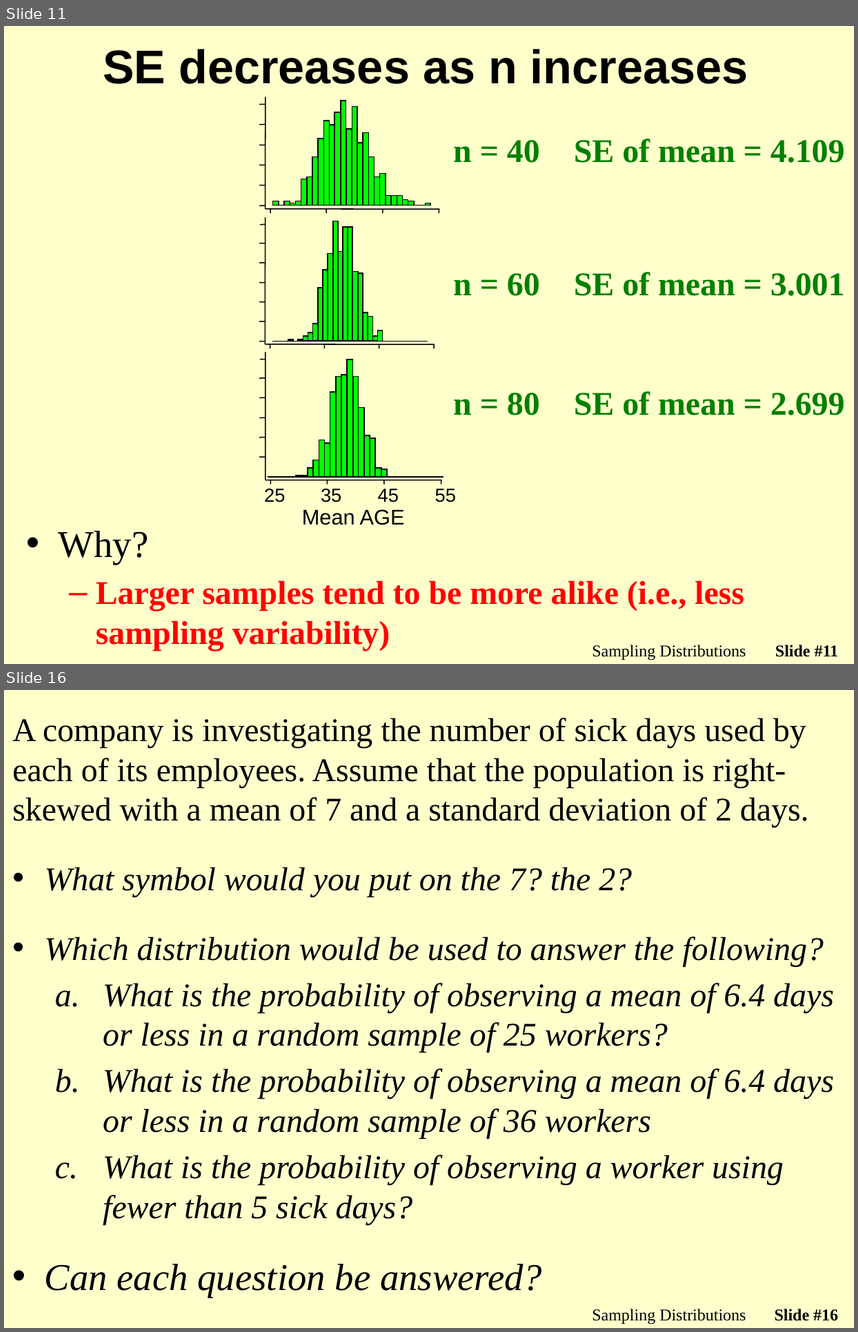
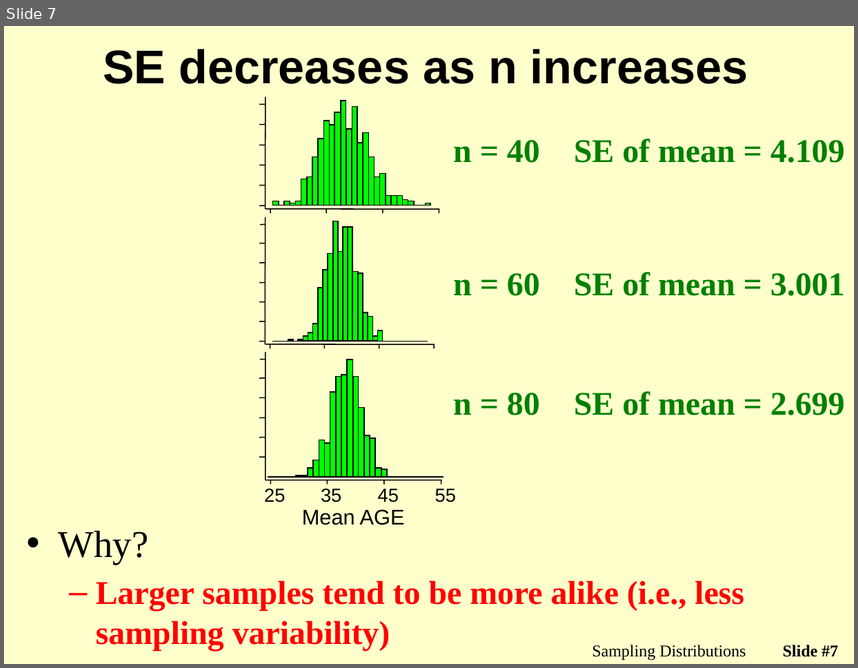
Before and after one commit to droglenc/NCMTH107, a slide deck: modules/Sampling_Distributions/PPT.pptx. Shown one above the other, each under a label of ours: slides 11 and 16 before the commit, slide 7 after it; the slides between them are not shown. The pictures are 858x1332 and 858x668 pixels, drawn with LibreOffice and Linux fonts; fonts in the diff are those of the drawing; background and template pictures are left out. Boxes give left, top, right and bottom in pixels: in the first picture for what was removed or moved away, otherwise in the second. Text is boxed around its words. In the diff, an @@ line names an element or a change of style, - is before the commit and + after.

Commit message:
Updated sampling distrib module

```diff
--- a/modules/Sampling_Distributions/PPT.pptx
+++ b/modules/Sampling_Distributions/PPT.pptx
@@ slide 16 removed at (4,690,854,1328), background picture (left out) @@
@@ text removed at (12,718,834,1224) @@
-A company is investigating the number of sick days used by each of its employees. Assume that the population is right-skewed with a mean of 7 and a standard deviation of 2 days.
-• What symbol would you put on the 7? the 2?
-• Which distribution would be used to answer the following?
-  a. What is the probability of observing a mean of 6.4 days or less in a random sample of 25 workers?
-  b. What is the probability of observing a mean of 6.4 days or less in a random sample of 36 workers
-  c. What is the probability of observing a worker using fewer than 5 sick days?
-• Can each question be answered?
@@ text removed at (592,1308,746,1323) @@
-Sampling Distributions
@@ page number removed at (775,1308,838,1321) @@
-Slide #16
@@ what was slide 11 is now slide 7 @@
@@ page number at (783,644,838,657): text changed @@
-Slide #11
+Slide #7
```
Also in this commit, not shown: 4 slides changed, 1 slide added, 13 other slides removed, 4 other files.
